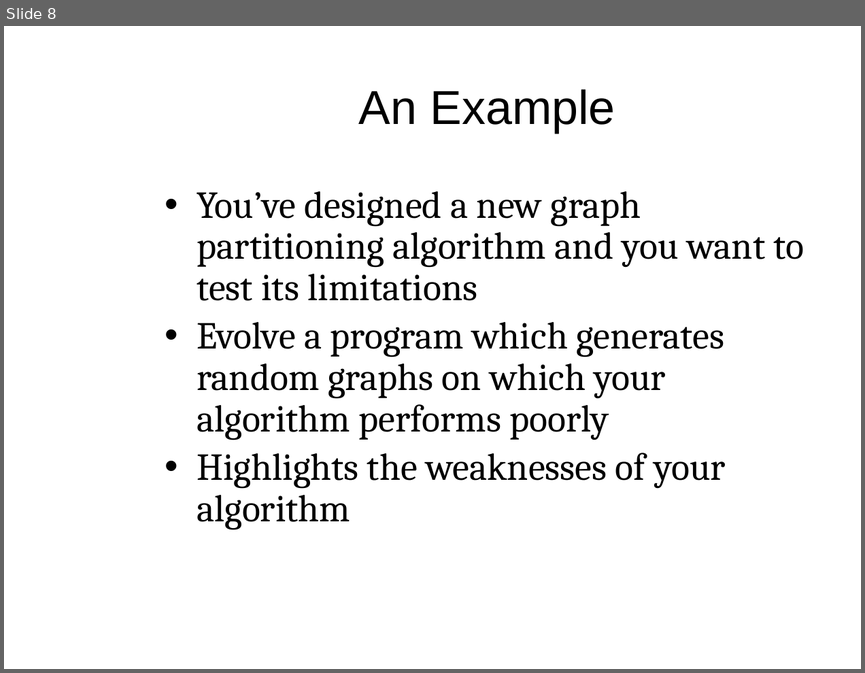
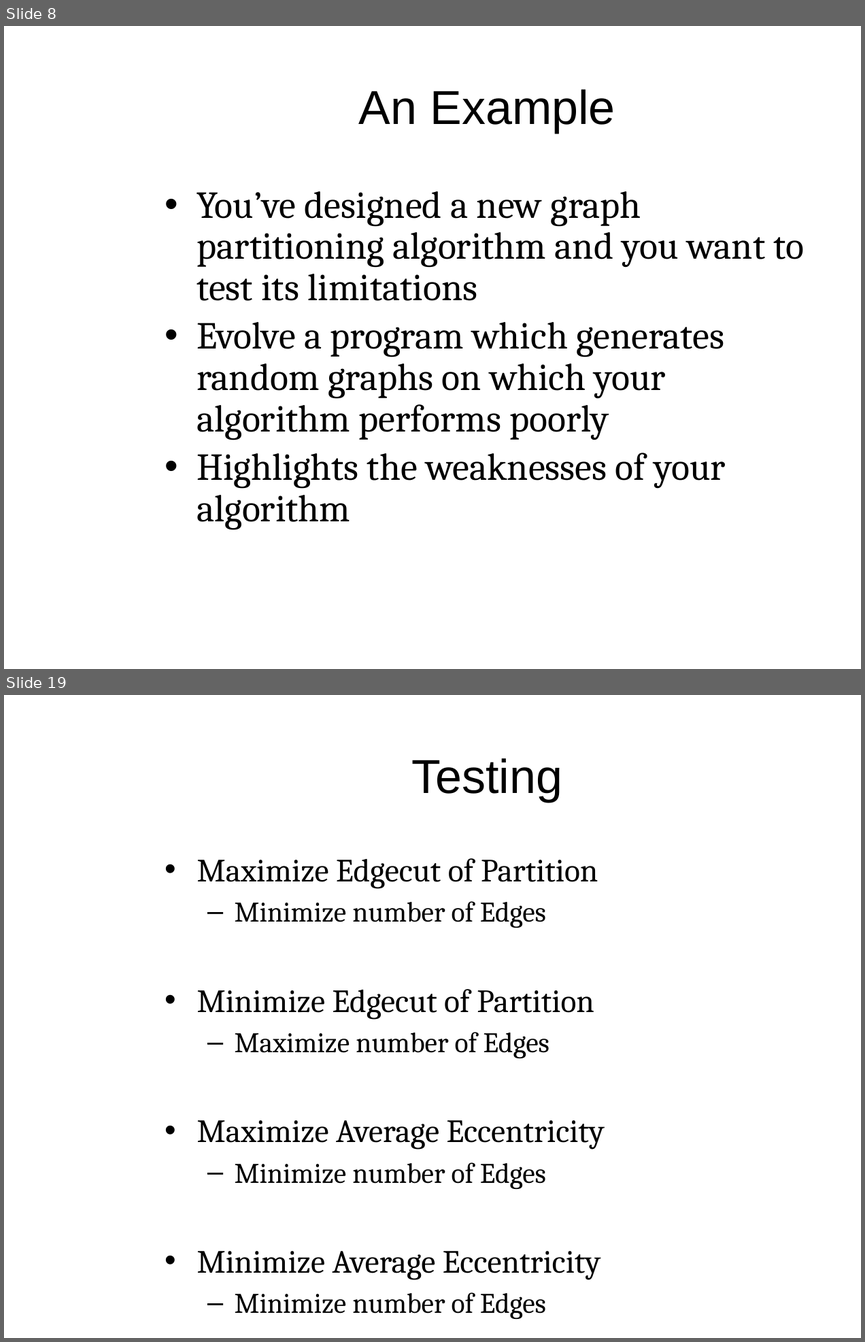
Before and after one commit to mam446/GraphEvo, a slide deck: documents/PopeMartinGraphTheoryPresentation.pptx. Shown one above the other, each under a label of ours: slide 8 before the commit, slides 8 and 19 after it; the slides between them are not shown. The pictures are 865x673 and 865x1342 pixels, drawn with LibreOffice and Linux fonts; fonts in the diff are those of the drawing; background and template pictures are left out. Boxes give left, top, right and bottom in pixels: in the first picture for what was removed or moved away, otherwise in the second. Text is boxed around its words. In the diff, an @@ line names an element or a change of style, - is before the commit and + after.

```diff
--- a/documents/PopeMartinGraphTheoryPresentation.pptx
+++ b/documents/PopeMartinGraphTheoryPresentation.pptx
@@ slide 19 added at [4, 695, 861, 1338], background picture (left out) @@
@@ title added at [411, 758, 562, 802], 40 pt, text #000000 @@
+Testing
@@ text added at [197, 858, 604, 1319], 27.2 pt, text #000000 @@
+• Maximize Edgecut of Partition
+  – Minimize number of Edges
+• Minimize Edgecut of Partition
+  – Maximize number of Edges
+• Maximize Average Eccentricity
+  – Minimize number of Edges
+• Minimize Average Eccentricity
+  – Minimize number of Edges
```
Also in this commit, not shown: 1 slide changed, 21 other slides added, 3 slides removed.
